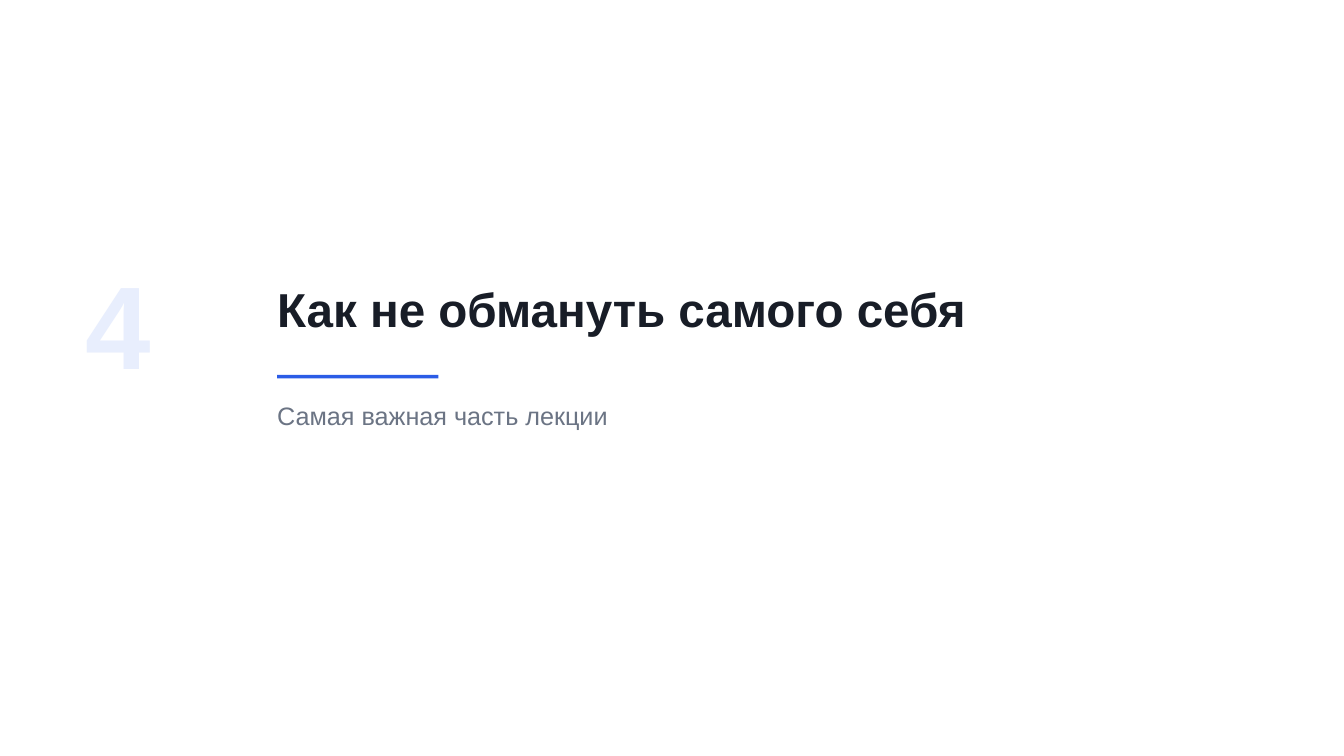
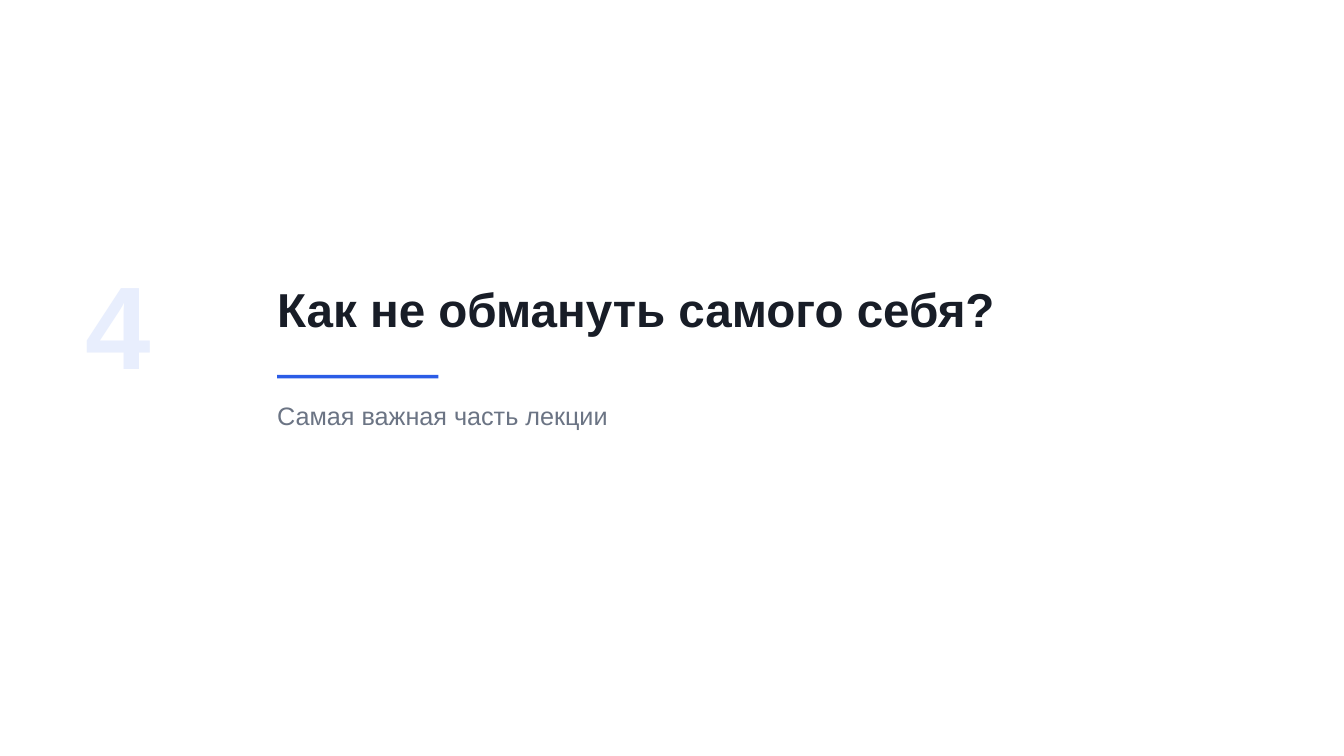
Before and after one commit to rustam-azimov/ml-course-spbu, a slide deck: slide 35 of lectures/lecture01.pptx. Drawn at 1344x756 pixels with LibreOffice and Linux fonts; fonts in the diff are those of the drawing. Boxes give left, top, right and bottom in pixels: in the first picture for what was removed or moved away, otherwise in the second. Text is boxed around its words. In the diff, an @@ line names an element or a change of style, - is before the commit and + after.

```diff
--- a/lectures/lecture01.pptx
+++ b/lectures/lecture01.pptx
@@ text at (277, 292, 995, 336): text changed @@
-Как не обмануть самого себя
+Как не обмануть самого себя?
```
Also in this commit, not shown: 13 other slides changed, 2 other files.
